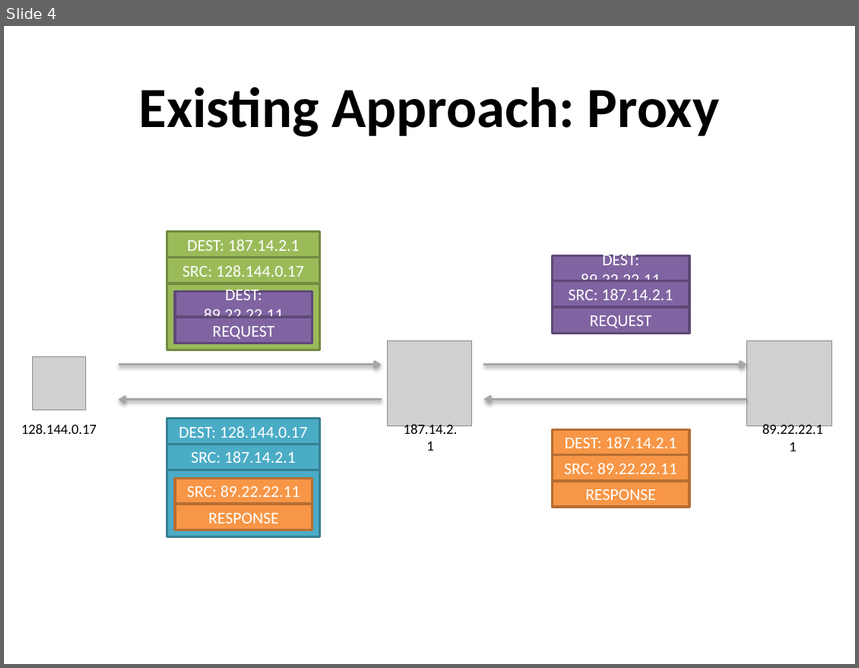
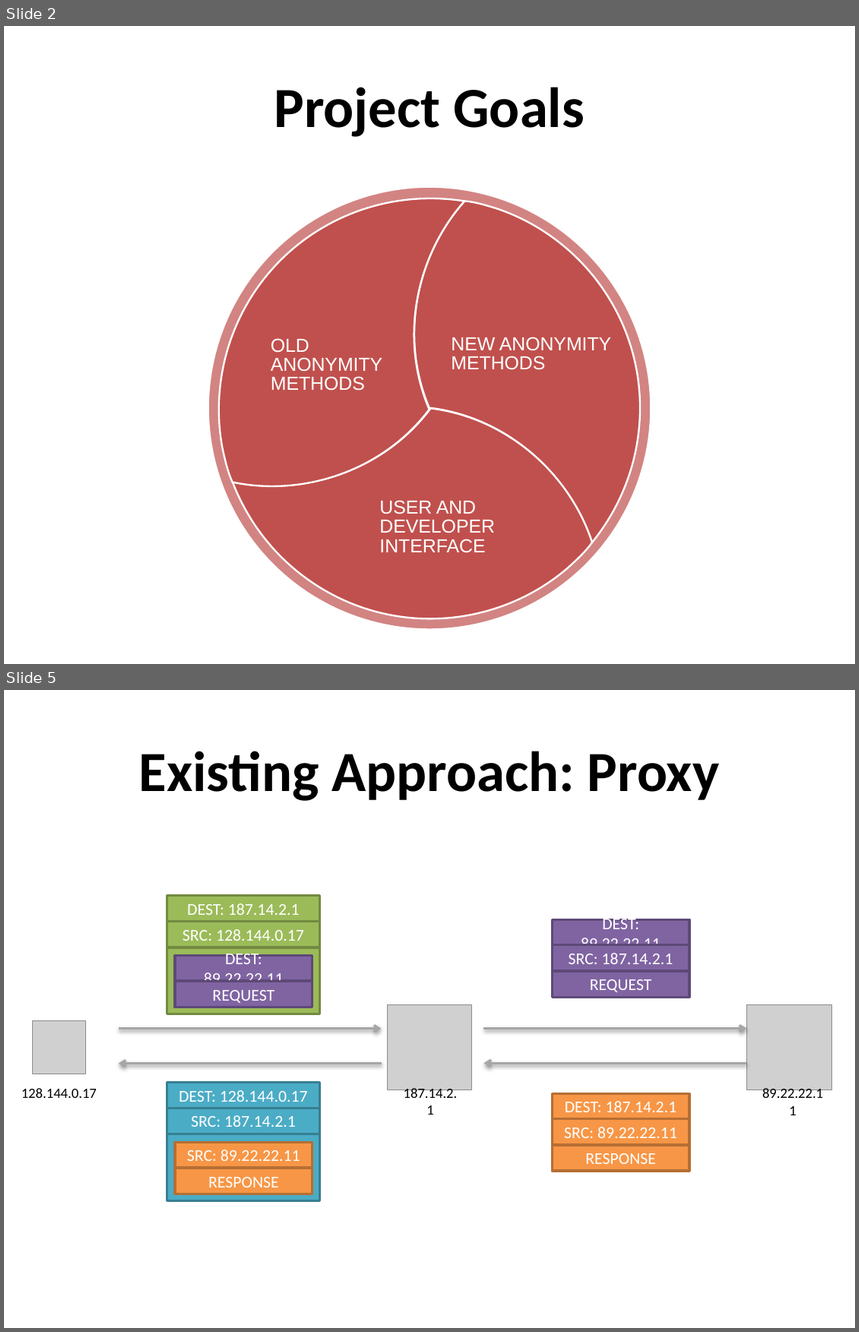
Before and after one commit to nfeltman/XIAnon, a slide deck: Presentation/Anonymity In XIA.pptx. Shown one above the other, each under a label of ours: slide 4 before the commit, slides 2 and 5 after it; the slides between them are not shown. The pictures are 859x668 and 859x1332 pixels, drawn with LibreOffice and Linux fonts; fonts in the diff are those of the drawing; grey boxes stand for pictures. Boxes give left, top, right and bottom in pixels: in the first picture for what was removed or moved away, otherwise in the second. Text is boxed around its words. In the diff, an @@ line names an element or a change of style, - is before the commit and + after.

```diff
--- a/Presentation/Anonymity In XIA.pptx
+++ b/Presentation/Anonymity In XIA.pptx
@@ slide 2 added at [4,26,855,664], background #FFFFFF @@
@@ title added at [275,87,584,137], 48 pt, text #000000, bold @@
+Project Goals
@@ group added at [145,160,651,664]: 3 freeform shapes, 1 ellipse @@
@@ text added at [271,338,382,391], 16 pt, text #FFFFFF @@
+OLD ANONYMITY METHODS
@@ text added at [451,337,611,370], 16 pt, text #FFFFFF @@
+NEW ANONYMITY METHODS
@@ text added at [379,500,495,553], 16 pt, text #FFFFFF @@
+USER AND DEVELOPER INTERFACE
@@ what was slide 4 is now slide 5 @@
```
Also in this commit, not shown: 5 slides changed, 4 other slides added, 2 slides removed.
